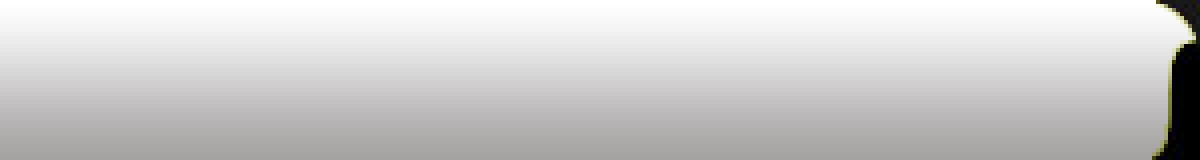
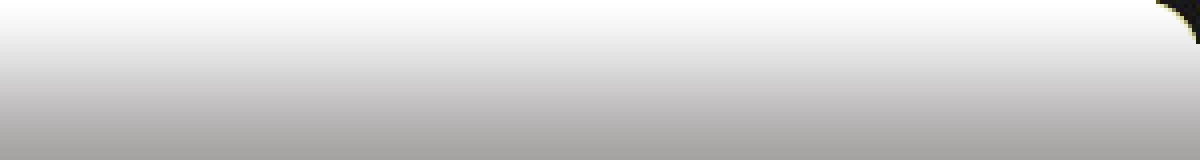
The second 1200 × 160 image is a revision of the first. Changes to its layers:
added layer "Layer 0 copy 2" above "Layer 0 copy" over [1152, 40, 1200, 160]
hid "Layer 0 copy" over [1152, 40, 1200, 160]
